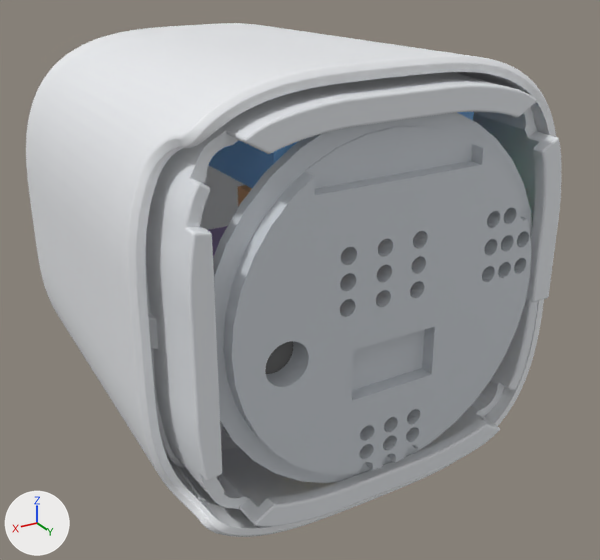
One commit to the glTF model hardware/modular/enclosure/assembly/modular.glb: the scene before it, then after it.
Before and after are seen from a 50 mm camera at (81.9, 103.8, 62.4) aimed at (-1.9, -35.8, -7.4). Arrows for +X, +Y and +Z are at lower left; the lights stay in place. The picture after the commit comes second.

The first picture shows 'Base', 'Carrier', 'Cover', 'M8', 'SPS30' and 2 more.
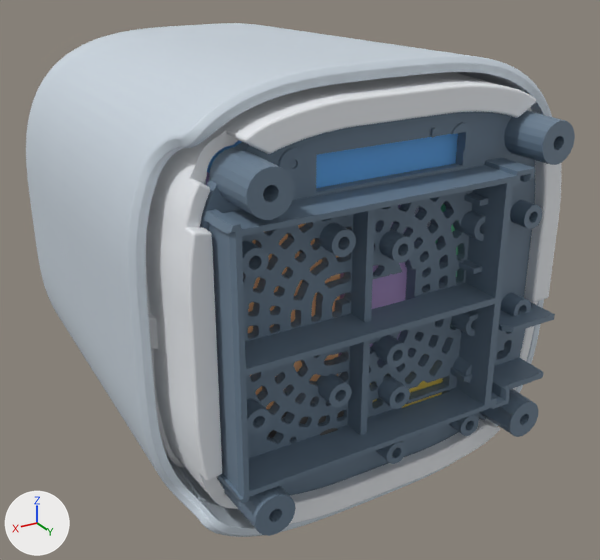
The edits, one by one:
me_cover has 6138 vertices, 12316 faces and spans x -47.8..43.7, y -85.0..-3.1, z -42.5..42.5.
me_cover is used by ob_cover; location (0.0, 0.0, 0.0).
me_cover part 1: 12316 faces centred in x -47.8..43.7, y -85.0..-3.1, z -42.5..42.5 are repainted in the vertex colours; the middle colour goes from white #edeff2 to pale blue #cdd8e2.
me_m8 is used by ob_m8; location (0.0, 0.0, 0.0).
me_m8 had 8 vertices, 12 faces and spanned x 15.0..29.0, y -11.0..-5.2, z -11.0..3.0.
me_m8 now has 8 vertices, 12 faces and spans x 4.0..20.0, y -13.2..-5.2, z -33.5..-17.5.
Part 2, on me_m8:
Vertex 0 of me_m8 moves from (15.0, -5.2, -11.0) to (4.0, -5.2, -33.5).
Vertex 1 of me_m8 moves from (15.0, -11.0, -11.0) to (4.0, -13.2, -33.5).
Vertex 2 of me_m8 moves from (15.0, -5.2, 3.0) to (4.0, -5.2, -17.5).
Vertex 3 of me_m8 moves from (15.0, -11.0, 3.0) to (4.0, -13.2, -17.5).
Vertex 4 of me_m8 moves from (29.0, -5.2, -11.0) to (20.0, -5.2, -33.5).
Vertex 5 of me_m8 moves from (29.0, -11.0, -11.0) to (20.0, -13.2, -33.5).
Vertex 6 of me_m8 moves from (29.0, -5.2, 3.0) to (20.0, -5.2, -17.5) at pixel (282, 416).
Vertex 7 of me_m8 moves from (29.0, -11.0, 3.0) to (20.0, -13.2, -17.5).
me_m8 part 3: 12 faces centred in x 15.0..29.0, y -11.0..-5.2, z -11.0..3.0 are repainted in the vertex colours; the middle colour goes from grey #727272 to dark grey #5a5a5a.
Mesh me_grill is new.
It has 21066 vertices, 42684 faces and spans x -35.6..35.9, y -5.2..6.3, z -35.6..35.6.
It uses material mat_defaultmaterial_001.
Object 'Carrier' (ob_carrier) is deleted.
Object 'Grill' (ob_grill) is new; it shows me_grill.
Its location is (0.0, 0.0, 0.0).

Location of each change, (x1, y1, x2, y2) in pixels of the pictures (600 x 560 px; the box of a moved part takes in the faces that stretch with it):
'Grill', added (blue): after (200, 110, 575, 536)
'Carrier', deleted: before (213, 112, 532, 483)
part 1 of me_cover, recoloured (white to pale blue): (26, 23, 552, 537) in both
part 2 of me_m8, moved or reshaped: before (265, 341, 293, 374); after (268, 411, 344, 439)
part 3 of me_m8, recoloured: before (265, 341, 293, 374); after (268, 411, 344, 439)
